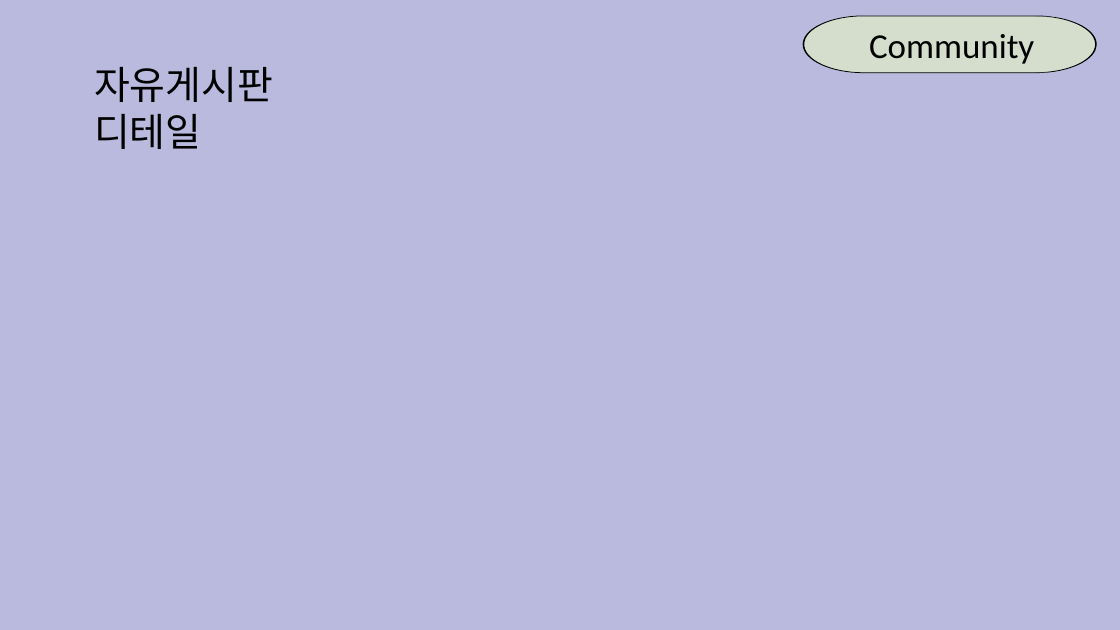
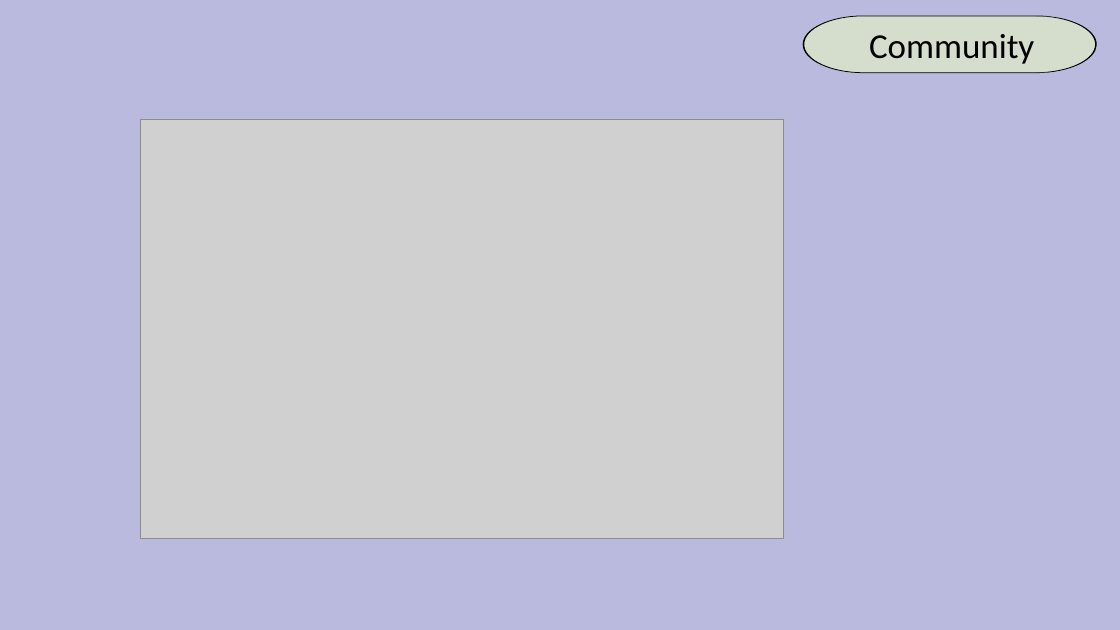
Before and after one commit to a184562/FinalProject, a slide deck: slide 15 of finalproject.pptx (slide 16 before the commit). Drawn at 1120x630 pixels with LibreOffice and Linux fonts; fonts in the diff are those of the drawing; grey boxes stand for pictures. Boxes give left, top, right and bottom in pixels: in the first picture for what was removed or moved away, otherwise in the second. Text is boxed around its words. In the diff, an @@ line names an element or a change of style, - is before the commit and + after.

```diff
--- a/finalproject.pptx
+++ b/finalproject.pptx
@@ text removed at bbox=[94, 67, 273, 149] @@
-자유게시판 디테일
@@ picture added at bbox=[140, 119, 783, 538] @@
```
Also in this commit, not shown: 9 other slides changed, 2 slides added, 4 slides removed, 1 other file.
